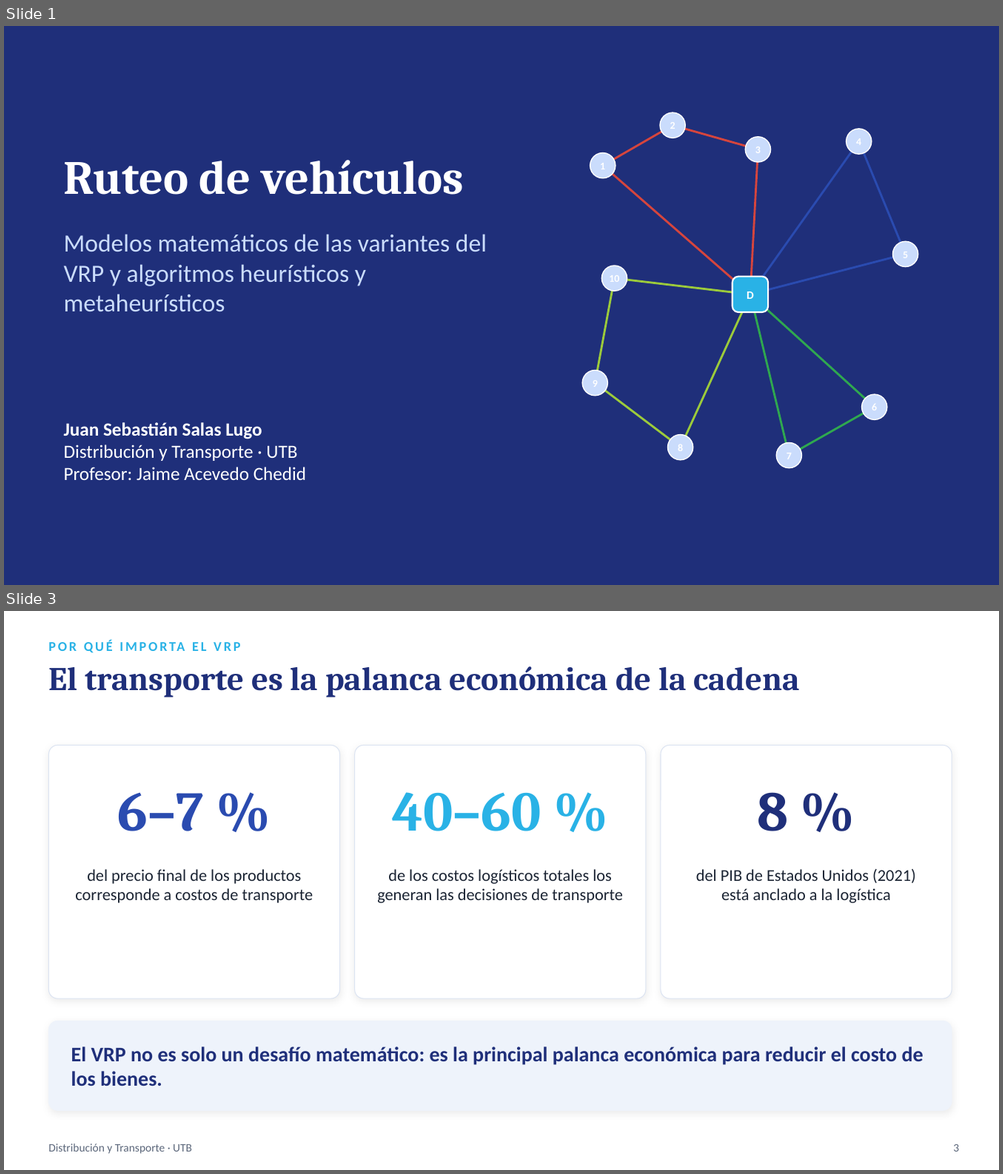
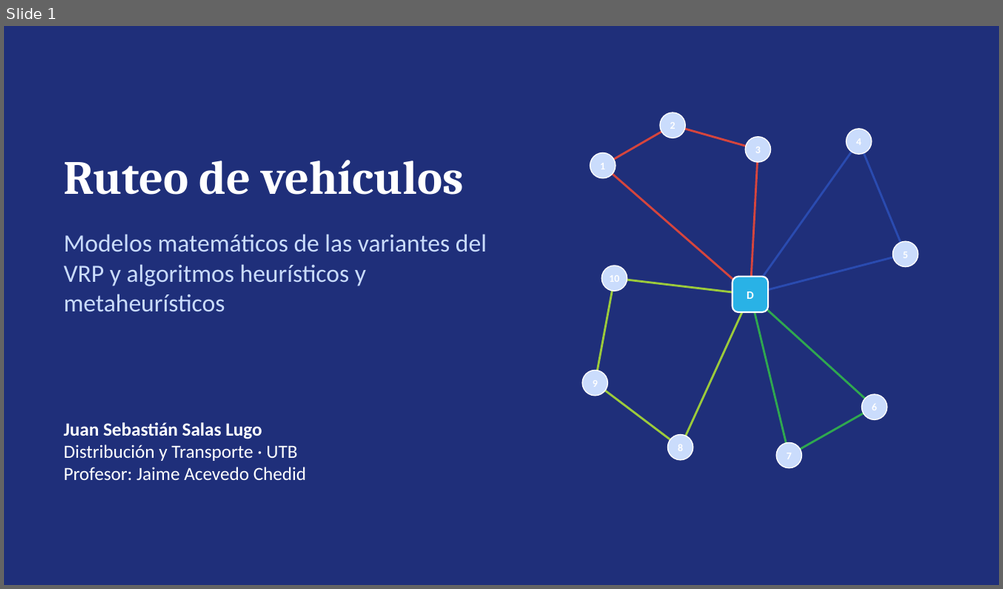
Before and after one commit to sebastianslg/grafosapp, a slide deck: Exposicion_Ruteo_de_Vehiculos.pptx. Shown one above the other, each under a label of ours: slides 1 and 3 before the commit, slide 1 after it; the slides between them are not shown. The pictures are 1003x1174 and 1003x589 pixels, drawn with LibreOffice and Linux fonts; fonts in the diff are those of the drawing. Boxes give left, top, right and bottom in pixels: in the first picture for what was removed or moved away, otherwise in the second. Text is boxed around its words. In the diff, an @@ line names an element or a change of style, - is before the commit and + after.

```diff
--- a/Exposicion_Ruteo_de_Vehiculos.pptx
+++ b/Exposicion_Ruteo_de_Vehiculos.pptx
@@ slide 3 removed at box(4, 611, 999, 1170), background #FFFFFF @@
@@ text removed at box(48, 635, 720, 658) @@
-POR QUÉ IMPORTA EL VRP
@@ text removed at box(48, 667, 800, 698) @@
-El transporte es la palanca económica de la cadena
@@ rounded rectangle removed at box(48, 745, 340, 999) @@
@@ rounded rectangle removed at box(355, 745, 646, 999) @@
@@ rounded rectangle removed at box(660, 745, 951, 999) @@
@@ text removed at box(118, 792, 204, 832) @@
-6–7 %
@@ text removed at box(392, 792, 541, 832) @@
-40–60 %
@@ text removed at box(757, 792, 788, 832) @@
-8 %
@@ text removed at box(75, 869, 313, 903) @@
-del precio final de los productos corresponde a costos de transporte
@@ text removed at box(377, 869, 623, 903) @@
-de los costos logísticos totales los generan las decisiones de transporte
@@ text removed at box(696, 869, 916, 903) @@
-del PIB de Estados Unidos (2021) está anclado a la logística
@@ rounded rectangle removed at box(48, 1022, 951, 1111) @@
@@ text removed at box(71, 1047, 923, 1086) @@
-El VRP no es solo un desafío matemático: es la principal palanca económica para reducir el costo de los bienes.
@@ text removed at box(48, 1144, 192, 1154) @@
-Distribución y Transporte · UTB
@@ text removed at box(953, 1145, 959, 1152) @@
-3
```
Also in this commit, not shown: 13 slides changed, 14 other slides removed.
